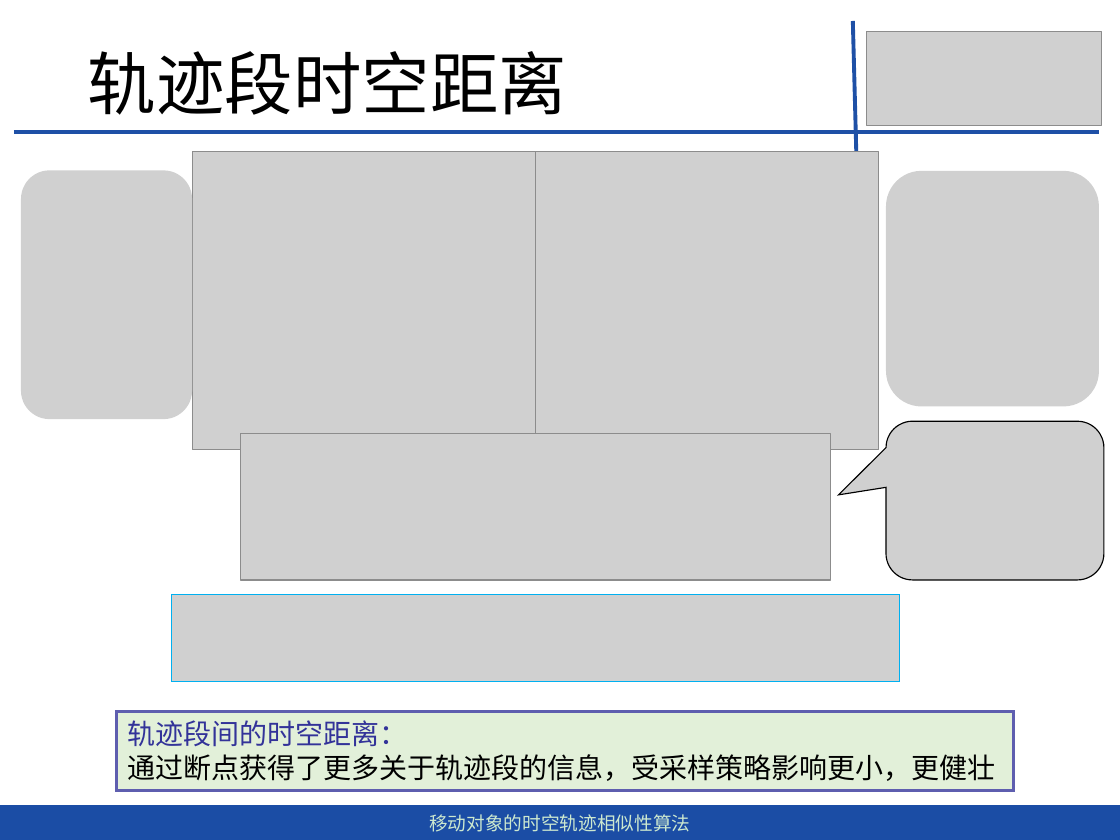
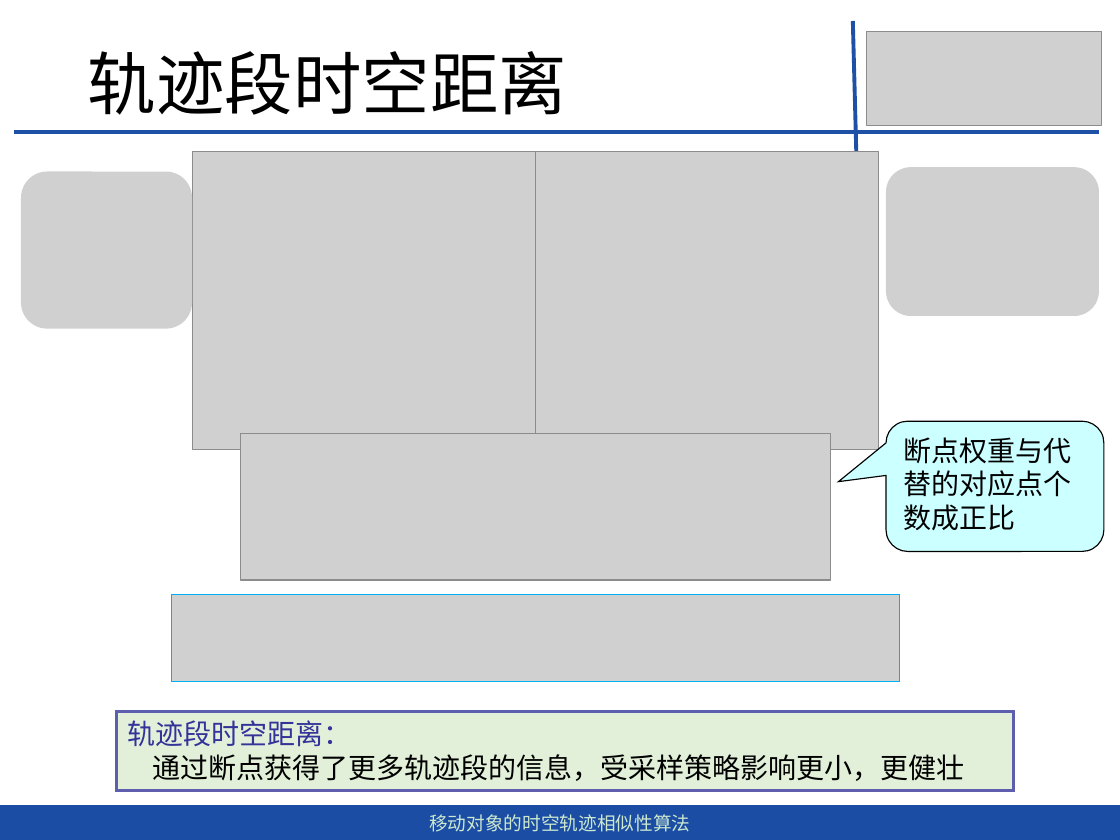
Before and after one commit to dingguangwei/biyelunwen, a slide deck: slide 20 of 移动对象的时空轨迹相似性查询算法-丁光伟-第2版.pptx (slide 19 before the commit). Drawn at 1120x840 pixels with LibreOffice and Linux fonts; fonts in the diff are those of the drawing; grey boxes stand for pictures. Boxes give left, top, right and bottom in pixels: in the first picture for what was removed or moved away, otherwise in the second. Text is boxed around its words. In the diff, an @@ line names an element or a change of style, - is before the commit and + after.

```diff
--- a/移动对象的时空轨迹相似性查询算法-丁光伟-第2版.pptx
+++ b/移动对象的时空轨迹相似性查询算法-丁光伟-第2版.pptx
@@ picture: place and size @@
-picture at (21,170,193,419)
+picture at (21,171,193,328)
@@ picture: place and size @@
-picture at (886,171,1099,407)
+picture at (886,167,1099,316)
@@ picture removed at (886,421,1104,580) @@
@@ rounded speech box added at (886,421,1104,551), fill #CCFFFF, outline #000000 0.75 pt, 18 pt, text #000000 @@
+断点权重与代替的对应点个数成正比
@@ text in rectangle at (128,720,965,781): text changed @@
-轨迹段间的时空距离：
-通过断点获得了更多关于轨迹段的信息，受采样策略影响更小，更健壮
+轨迹段时空距离：
+通过断点获得了更多轨迹段的信息，受采样策略影响更小，更健壮
```
Also in this commit, not shown: 6 other slides changed, 1 slide added, 3 other files.
